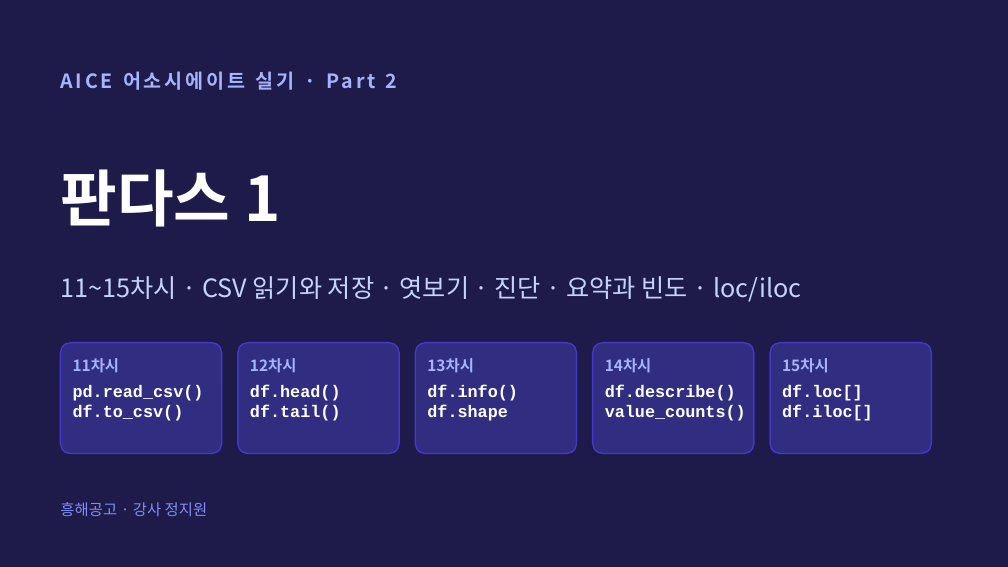
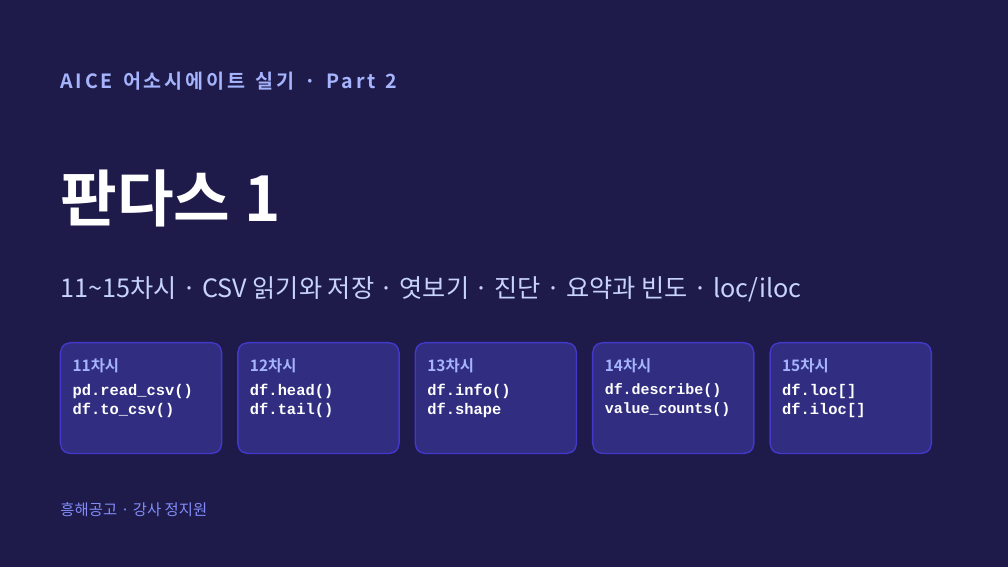
Before and after one commit to ChungChiweon/aice-quest, a slide deck: slide 1 of 강의자료/판다스1_11-15차시.pptx. Drawn at 1008x567 pixels with LibreOffice and Linux fonts; fonts in the diff are those of the drawing. Boxes give left, top, right and bottom in pixels: in the first picture for what was removed or moved away, otherwise in the second. Text is boxed around its words. In the diff, an @@ line names an element or a change of style, - is before the commit and + after.

```diff
--- a/강의자료/판다스1_11-15차시.pptx
+++ b/강의자료/판다스1_11-15차시.pptx
@@ size 12 to 11 pt; line spacing 1 to 1.05 in 4 elements at (782,383,865,417), (73,384,193,417), (250,383,333,417), (427,383,510,417) @@
@@ text "df.describe()" at (605,383,730,416): size 12 to 10.7 pt; line spacing 1 to 1.05 @@
```
Also in this commit, not shown: 7 other files.
